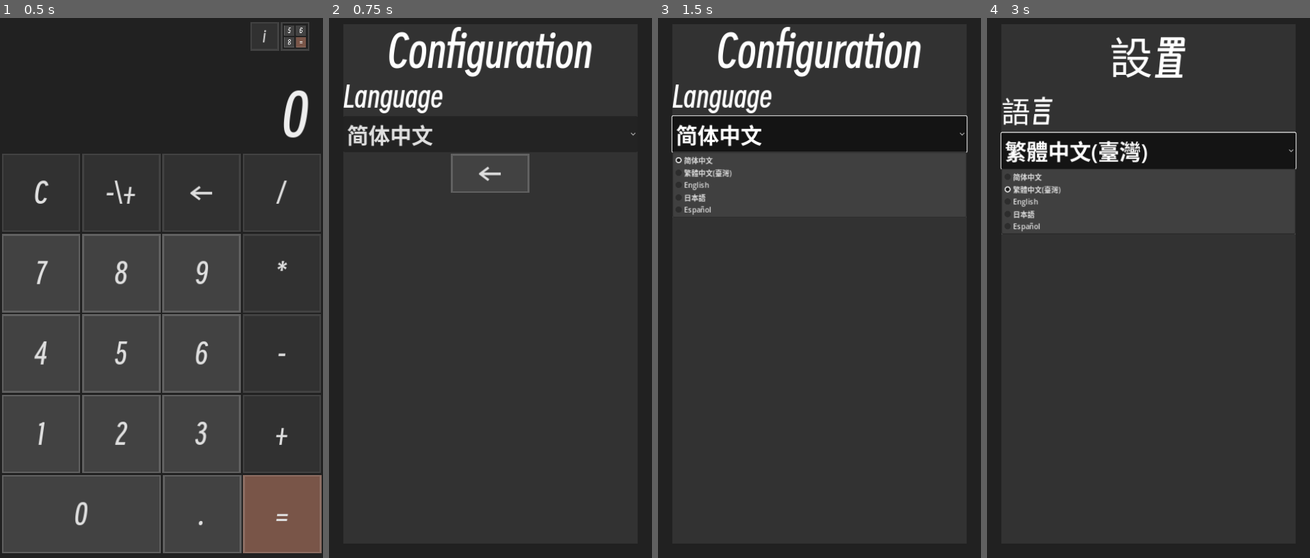
Above: before the commit, frames 1-4 (left to right).
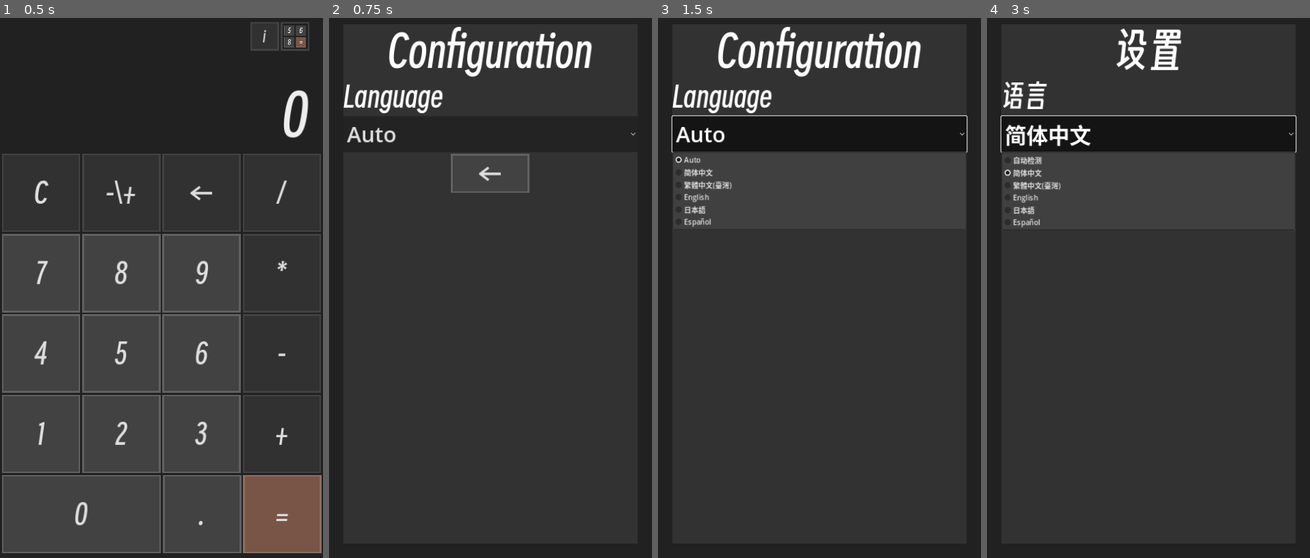
Above: after the commit, the same moments.

Repository: PJ-568/568_Calc
Game: Godot game, scene res://主界面.tscn
The game is run twice, just before and just after one commit, with the same random seed, the same clock (stepped at 60 frames per second) and the same inputs.
Inputs (mouse positions are in pixels of both pictures, inside the frame that each line leads up to):
- Up to frame 1 (0.5 s): no input
- Up to frame 2 (0.75 s): click (622, 34) at 0.5 s
- Up to frame 3 (1.5 s): click "简体中文" (after the commit: "Auto") at 1.25 s
- Up to frame 4 (3 s): click "←" at 2 s; click "繁體中文(臺灣)" (after the commit: "简体中文") at 2.75 s

Frame 1 is identical in both runs. In frame 2, 0.6% of the frame differs, in the area x 5-32%, y 19-24%; in frame 3, 1.2%; in frame 4, 9.0%, in the area x 4-96%, y 1-41%.
Error before the commit: Invalid assignment of property or key 'selected' with value of type 'Nil' on a base object of type 'OptionButton'. (res://Scripts/设置.gd:14)

Commit message:
新增自动检测语言

Diff:
--- a/Assets/国际化.csv
+++ b/Assets/国际化.csv
@@ -8,3 +8,4 @@
 KEY_OTHERLICENSE,开放源代码库,Open Source Library,開放源代碼庫,オープンソースライブラリ,otros licencia
 KEY_LANGUANGE,语言,Language,語言,言語,Idioma
 KEY_SETTING,设置,Configuration,設置,設定,Configuración
+KEY_SYSLANG,自动检测,Auto,自動,自動,Automático
--- a/Scripts/全局.gd
+++ b/Scripts/全局.gd
@@ -5,19 +5,22 @@
 
 
 func _ready():
-	读取设置()
+	读取设置并更改语言()
+	改变初始窗口大小()
 
 
 func 切换语言(index):
 	if index == 0:
+		根据系统语言切换语言()
+	elif index == 1:
 		TranslationServer.set_locale("zh")
-	elif index == 1:
+	elif index == 2:
 		TranslationServer.set_locale("zht")
-	elif index == 2:
+	elif index == 3:
 		TranslationServer.set_locale("en")
-	elif index == 3:
+	elif index == 4:
 		TranslationServer.set_locale("jp")
-	elif index == 4:
+	elif index == 5:
 		TranslationServer.set_locale("es")
 	else:
 		push_error("切换语言时，选项“%d”不存在！" % index)
@@ -37,7 +40,7 @@
 	保存设置(切换语言(index))
 
 
-func 读取设置():
+func 读取设置并更改语言():
 	var file = ConfigFile.new()
 	if FileAccess.file_exists(CONFIG_PATH):
 		var error = file.load(CONFIG_PATH)
@@ -47,14 +50,28 @@
 			push_warning("Failed to load config: %d", error)
 			return 切换语言(0)
 	else:
-		var locale = OS.get_locale()
-		if locale == "zh_CN":
-			return 切换语言(0)
-		elif locale == "zh_TW":
-			return 切换语言(1)
-		elif locale == "en":
-			return 切换语言(2)
-		elif locale == "jp":
-			return 切换语言(3)
-		elif locale == "es":
-			return 切换语言(4)
+		初始化语言设置()
+
+
+func 根据系统语言切换语言():
+	var locale = OS.get_locale()
+	if locale == "zh_CN":
+		return 切换语言(1)
+	elif locale == "zh_TW":
+		return 切换语言(2)
+	elif locale == "en":
+		return 切换语言(3)
+	elif locale == "jp":
+		return 切换语言(4)
+	elif locale == "es":
+		return 切换语言(5)
+	else:
+		return 切换语言(3)
+
+
+func 初始化语言设置():
+	切换并保存(0)
+
+
+func 改变初始窗口大小():
+	pass
--- a/Scripts/设置.gd
+++ b/Scripts/设置.gd
@@ -11,7 +11,7 @@
 
 
 func _ready():
-	语言.selected = Global.读取设置()
+	语言.selected = Global.读取设置并更改语言()
 
 
 func _on_返回_pressed():
--- a/设置.tscn
+++ b/设置.tscn
@@ -76,17 +76,19 @@
 [node name="语言" type="OptionButton" parent="面板/背景色/MarginContainer/色/内容按钮分隔/正文和标题分隔2"]
 layout_mode = 2
 theme_override_font_sizes/font_size = 48
-item_count = 5
-popup/item_0/text = "简体中文"
+item_count = 6
+popup/item_0/text = "KEY_SYSLANG"
 popup/item_0/id = 0
-popup/item_1/text = "繁體中文(臺灣)"
+popup/item_1/text = "简体中文"
 popup/item_1/id = 1
-popup/item_2/text = "English"
+popup/item_2/text = "繁體中文(臺灣)"
 popup/item_2/id = 2
-popup/item_3/text = "日本語"
+popup/item_3/text = "English"
 popup/item_3/id = 3
-popup/item_4/text = "Español"
+popup/item_4/text = "日本語"
 popup/item_4/id = 4
+popup/item_5/text = "Español"
+popup/item_5/id = 5
 
 [node name="返回" type="Button" parent="面板/背景色/MarginContainer/色/内容按钮分隔"]
 custom_minimum_size = Vector2(175, 64)
Binary file changed: Assets/国际化.en.translation
Binary file changed: Assets/国际化.es.translation
Binary file changed: Assets/国际化.jp.translation
Binary file changed: Assets/国际化.zh.translation
Binary file changed: Assets/国际化.zht.translation
